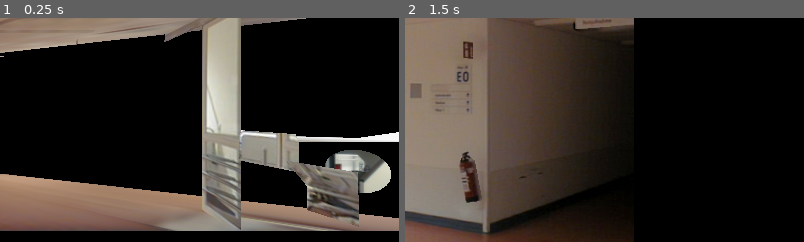
Above: before the commit, frames 1-2 (left to right).
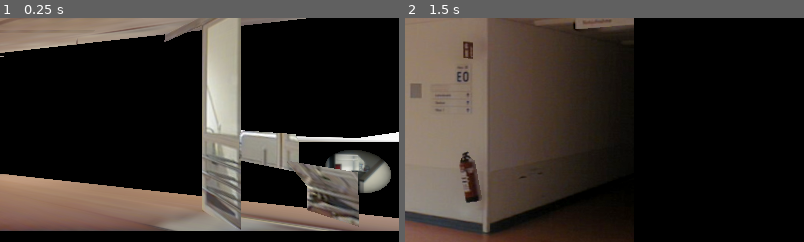
Above: after the commit, the same moments.

Repository: TheiaB/photo-course-game
Game: Godot game, scene res://scenes/matrjoschka.tscn
The game is run twice, just before and just after one commit, with the same random seed, the same clock (stepped at 60 frames per second) and the same inputs. This scene is started directly instead of the project's main scene.
Inputs (mouse positions are % of the whole screen's width and height, from its top left):
- Up to frame 1 (0.25 s): no input
- Up to frame 2 (1.5 s): tap Enter at 0.5 s; move the mouse to (45, 70) at 0.52 s; hold I (multi_swipe_up) 0.53-1.25 s; hold Middle mouse button (multi_touch) 0.53-1.25 s; click (45, 70) at 0.67 s; tap Space (shuffle) at 1.25 s; drag from (80, 65) to (45, 70) at 1.27 s
The pictures show only the part of the screen within x 49-99%, y 29-79%; the shares and areas given below are measured in that part.

The runs differ from the first frame. In frame 1, 0.8% of the frame differs, in the area x 81-98%, y 58-79%; in frame 2, nothing differs.

Commit message:
fresnel

Diff:
--- a/materials/shaders/sphere-shader-1.gdshader
+++ b/materials/shaders/sphere-shader-1.gdshader
@@ -14,6 +14,10 @@
 void vertex() {
 	NODE_POSITION_CLIP = (PROJECTION_MATRIX * vec4(NODE_POSITION_VIEW, 1.0));
 	texture_size = vec2(textureSize(image,0));
+}
+
+float fresnel(float amount, vec3 normal, vec3 view) {
+	return pow((1.0 - clamp(dot(normalize(normal), normalize(view)), 0.0, 1.0 )), amount);
 }
 
 void fragment() {
@@ -80,7 +84,15 @@
 		local_uv.x > -threshold &&  local_uv.x < threshold
 		&& local_uv.y > -threshold && local_uv.y < threshold ? 1.0 : 0.0;
 
-	ALBEDO = texture(image, local_uv + 0.5).rgb * brightness;
+
+	// FRESNEL
+
+	vec3 base_color = vec3(0.0);
+	float basic_fresnel = pow(1.0 - fresnel(1.5, NORMAL, VIEW),1.5) * 0.6 + 0.4;
+	// ALBEDO = base_color + basic_fresnel;
+
+	ALBEDO = texture(image, local_uv + 0.5).rgb * brightness * basic_fresnel;
+	//ALPHA = clamp(basic_fresnel*2.0,0.0,1.0);
 	// DEBUG: Yellow is far, blue is near
 	// ALBEDO = texture(image, local_uv + 0.5).rgb * brightness + vec3(0.0,0.0,smoothDistance-0.5);
 }
--- a/materials/spheres/M_sphere_corridor.tres
+++ b/materials/spheres/M_sphere_corridor.tres
@@ -1,100 +1,11 @@
 [gd_resource type="ShaderMaterial" load_steps=3 format=3 uid="uid://djf01xuvxki1x"]
 
+[ext_resource type="Shader" path="res://materials/shaders/sphere-shader-1.gdshader" id="1_240o8"]
 [ext_resource type="Texture2D" uid="uid://be6uc0gutug1q" path="res://src/textures/trial/staircase-door.jpg" id="2_qr6qx"]
-
-[sub_resource type="Shader" id="Shader_xsn2n"]
-code = "shader_type spatial;
-render_mode unshaded;
-
-uniform sampler2D image : source_color;
-uniform vec2 format;
-
-uniform float scale = 1.0;
-
-uniform float distance_start = 0.5;
-uniform float distance_end = 2.0;
-varying vec2 texture_size;
-
-varying vec4 NODE_POSITION_CLIP;
-
-void vertex() {
-	NODE_POSITION_CLIP = (PROJECTION_MATRIX * vec4(NODE_POSITION_VIEW, 1.0));
-	texture_size = vec2(textureSize(image,0));
-}
-
-void fragment() {
-	/* UV fear: -------------------------
-	Purpose: Center and fit image within mesh
-	Adapted: https://godotshaders.com/shader/local-screen-space-uv/
-	   UV fear: ------------------------- */
-	vec2 local_uv_far;
-	// screenspace mit wie groß objekt scaling
-	local_uv_far = (SCREEN_UV * 2.0 - 1.0) * NODE_POSITION_CLIP.w - NODE_POSITION_CLIP.xy;
-	// Adjust for aspect ratio and FOV
-	local_uv_far.x *= VIEWPORT_SIZE.x / VIEWPORT_SIZE.y;
-	// correct for aspect ratio
-	local_uv_far.x *= texture_size.y / texture_size.x;
-	// larger to fit into object ?
-	local_uv_far *= -1.0 / PROJECTION_MATRIX[1][1];
-	local_uv_far /= scale;
-
-	/* UV near: -------------------------
-	Purpose: Fit image into center of Viewport
-	Adapted from: https://godotshaders.com/shader/screenspace-tiled-texturing/
-	   UV near: ------------------------- */
-	// fit exactly
-	vec2 local_uv_near = SCREEN_UV - 0.5;
-	//local_uv_near.y *= texture_size.x / texture_size.y; // fits image to viewport width
-	//local_uv_near.y *= VIEWPORT_SIZE.y / VIEWPORT_SIZE.x; // corrects aspect ratio for height
-
-
-	float image_aspect_ratio = texture_size.x / texture_size.y;
-	float viewport_aspect_ratio = VIEWPORT_SIZE.x / VIEWPORT_SIZE.y;
-
-	if (image_aspect_ratio > viewport_aspect_ratio) {
-	    // Image is wider than viewport, fit to width
-		local_uv_near.y *= texture_size.x / texture_size.y; // fits image to viewport width
-		local_uv_near.y *= VIEWPORT_SIZE.y / VIEWPORT_SIZE.x; // corrects aspect ratio for height
-	} else {
-	    // Image is taller than viewport, fit to height
-		local_uv_near.x *= texture_size.y / texture_size.x; // fits image to viewport height
-		local_uv_near.x *= VIEWPORT_SIZE.x / VIEWPORT_SIZE.y; // corrects aspect ratio for width
-	}
-
-
-	/* OLD: clip space vertex depth
-	 -------------------------
-	float transition_speed = 4.0;
-	float transition = NODE_POSITION_CLIP.w * transition_speed - transition_speed;
-	float transition_clamped = transition > 1.0 ? 1.0 : (transition < 0.0 ? 0.0 : transition);
-	vec2 local_uv = mix(local_uv_near,local_uv_far,transition_clamped);
-	 -------------------------*/
-
-	/* New: TRANSITION VIA CAMERA (POS) DEPTH
-	 ------------------------- */
-	vec3 vertexWorldPos = (MODEL_MATRIX * vec4(VERTEX, 1.0)).xyz;
-	vec3 world_camera = (INV_VIEW_MATRIX * vec4(0.0, 0.0, 0.0, 1.0)).xyz;
-	float distanceToCamera = distance(world_camera, vertexWorldPos);
-	float smoothDistance = 1.0 - smoothstep(distance_start, distance_end, distanceToCamera);
-
-	// SMOOTHLY INTERPOLATE THE TWO SHADERS
-	vec2 local_uv = mix(local_uv_far, local_uv_near,smoothDistance);
-
-	// Crop the Image via brightness (instead of repeating)
-	float threshold = 0.49;
-	float brightness =
-		local_uv.x > -threshold &&  local_uv.x < threshold
-		&& local_uv.y > -threshold && local_uv.y < threshold ? 1.0 : 0.0;
-
-	ALBEDO = texture(image, local_uv + 0.5).rgb * brightness;
-	// DEBUG: Yellow is far, blue is near
-	// ALBEDO = texture(image, local_uv + 0.5).rgb * brightness + vec3(0.0,0.0,smoothDistance-0.5);
-}"
 
 [resource]
 render_priority = 0
-shader = SubResource("Shader_xsn2n")
-shader_parameter/format = Vector2(4, 3)
+shader = ExtResource("1_240o8")
 shader_parameter/scale = 1.0
 shader_parameter/distance_start = 0.5
 shader_parameter/distance_end = 2.0
Not shown, added: src/3d/_orb.blend
Not shown, changed: src/3d/hospital-corridor-2.blend
Not shown, changed: src/3d/hospital-corridor-2.blend1
Not shown, changed: src/3d/hospital-corridor-v2.blend
Not shown, changed: src/3d/hospital-corridor-v2.blend1
